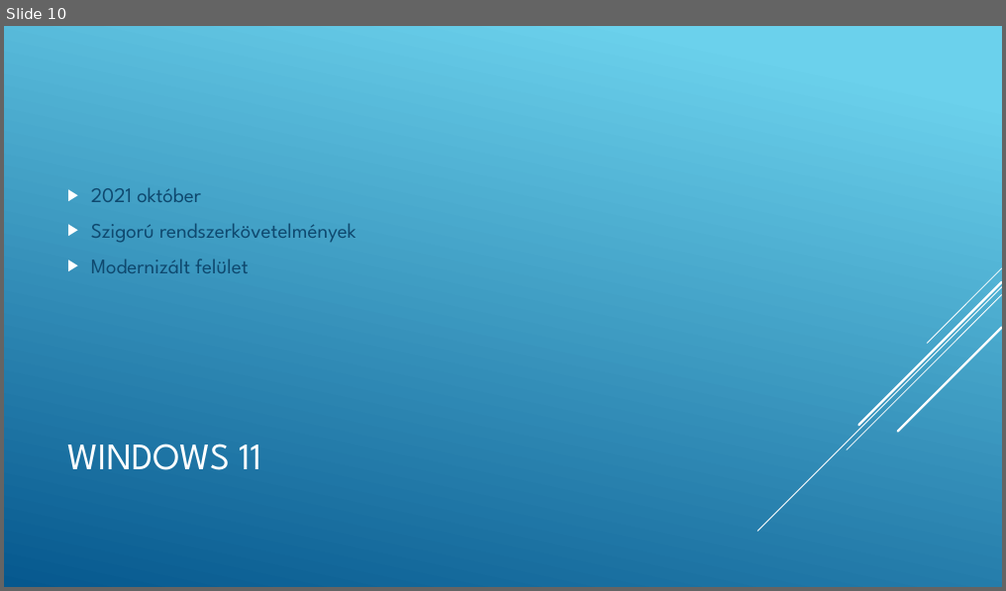
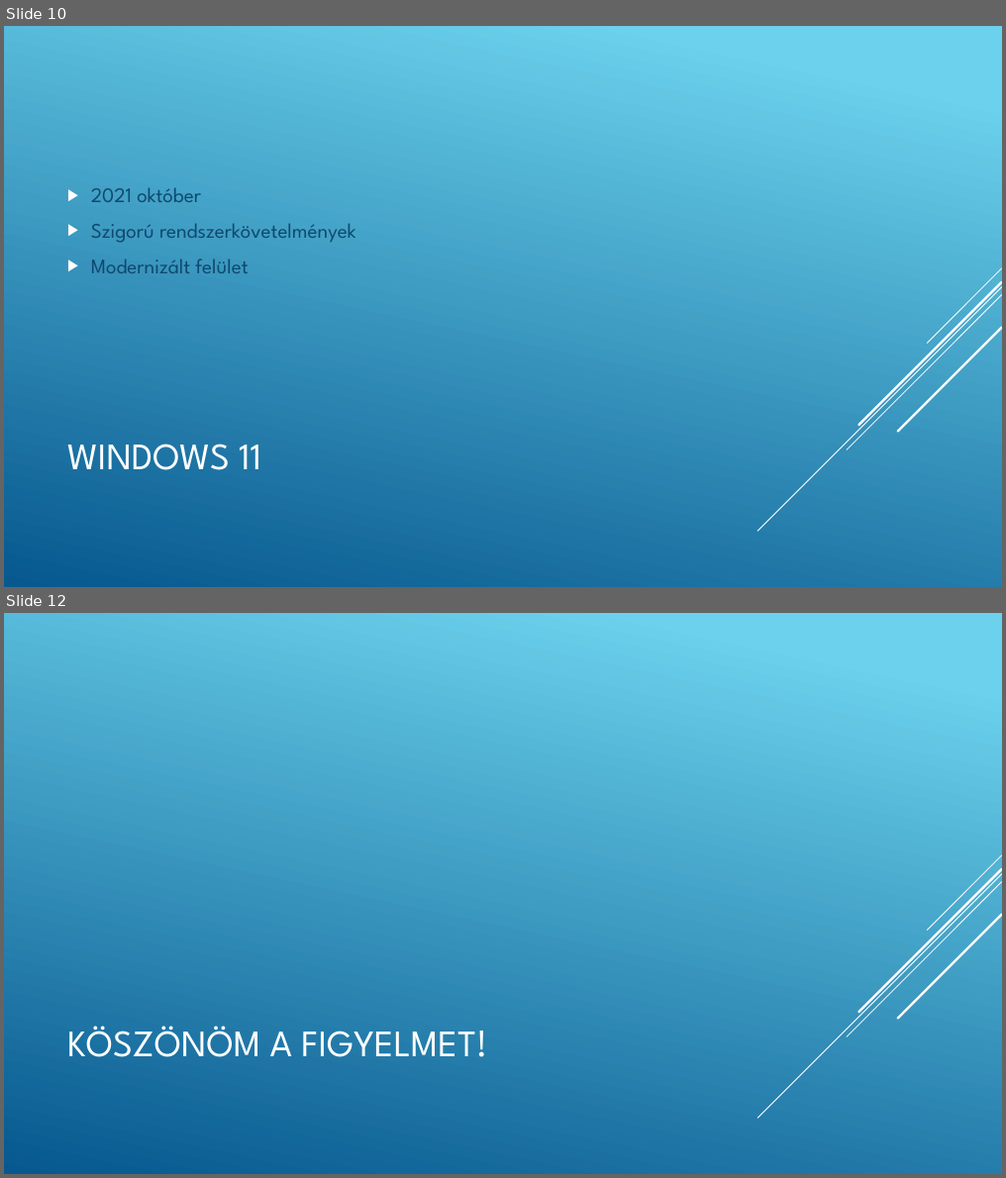
Before and after one commit to Martinanevem/ppt, a slide deck: A Windows történelme.pptx. Shown one above the other, each under a label of ours: slide 10 before the commit, slides 10 and 12 after it; the slides between them are not shown. The pictures are 1006x591 and 1006x1178 pixels, drawn with LibreOffice and Linux fonts; fonts in the diff are those of the drawing. Boxes give left, top, right and bottom in pixels: in the first picture for what was removed or moved away, otherwise in the second. Text is boxed around its words. In the diff, an @@ line names an element or a change of style, - is before the commit and + after.

```diff
--- a/A Windows történelme.pptx
+++ b/A Windows történelme.pptx
@@ slide 12 added at (4, 613, 1002, 1174), background gradient #6ED2EB to #06588E; not listed: 5 template elements that a slide beside it also shows @@
@@ title added at (67, 1026, 487, 1058), 36 pt, text #FFFFFF @@
+KÖSZÖNÖM A FIGYELMET!
```
Also in this commit, not shown: 1 other slide added.
